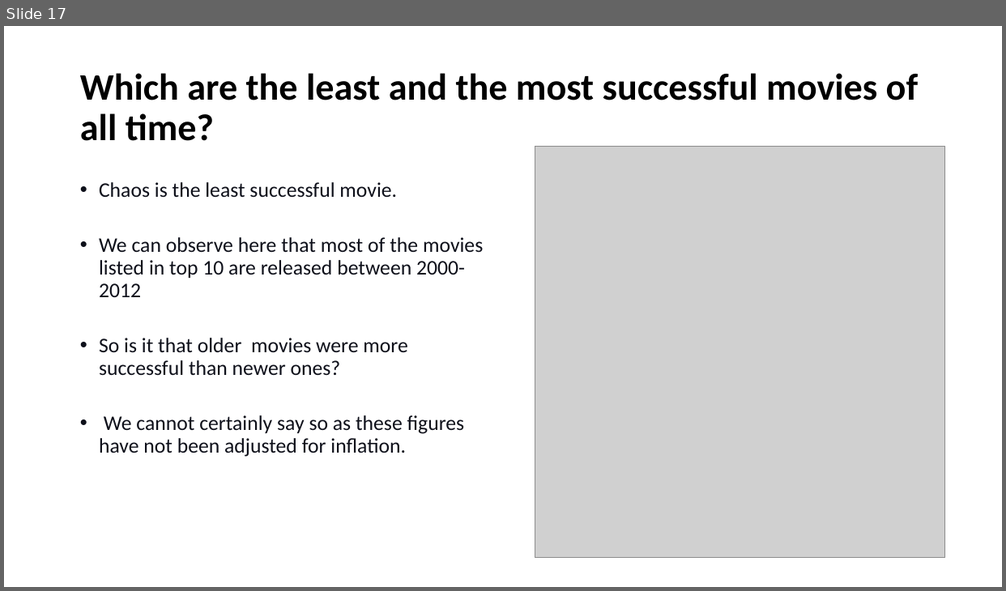
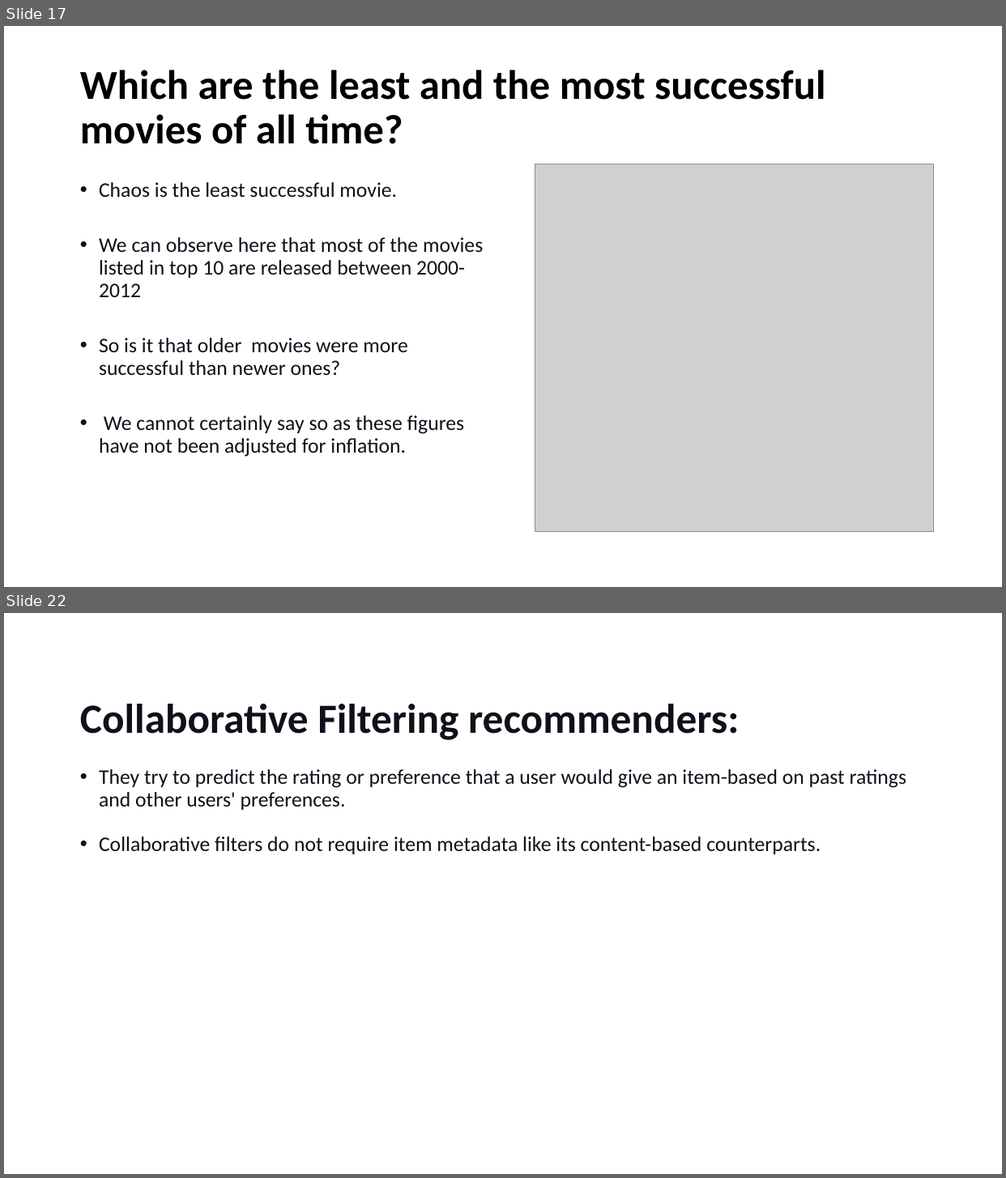
Before and after one commit to lasyabheemendra/Sprigboard-DatascienceProjects, a slide deck: Capstone2_Recommendation System for movies/Recommendation system.pptx. Shown one above the other, each under a label of ours: slide 17 before the commit, slides 17 and 22 after it; the slides between them are not shown. The pictures are 1006x591 and 1006x1178 pixels, drawn with LibreOffice and Linux fonts; fonts in the diff are those of the drawing; grey boxes stand for pictures. Boxes give left, top, right and bottom in pixels: in the first picture for what was removed or moved away, otherwise in the second. Text is boxed around its words. In the diff, an @@ line names an element or a change of style, - is before the commit and + after.

```diff
--- a/Capstone2_Recommendation System for movies/Recommendation system.pptx
+++ b/Capstone2_Recommendation System for movies/Recommendation system.pptx
@@ slide 22 added at [4, 613, 1002, 1174], background #FFFFFF @@
@@ title added at [80, 704, 739, 740], 40 pt, text #0E101A, bold @@
+Collaborative Filtering recommenders:
@@ text added at [99, 769, 906, 854], 20 pt, text #0E101A @@
+• They try to predict the rating or preference that a user would give an item-based on past ratings and other users' preferences.
+• Collaborative filters do not require item metadata like its content-based counterparts.
@@ slide 17 changed as well @@
@@ title "Which are the least and ..." at [80, 70, 825, 144]: size 36 to 39.6 pt @@
@@ picture: place and size @@
-picture at [535, 146, 945, 557]
+picture at [535, 165, 934, 532]
```
Also in this commit, not shown: 15 other slides changed, 22 other slides added, 2 slides removed.
